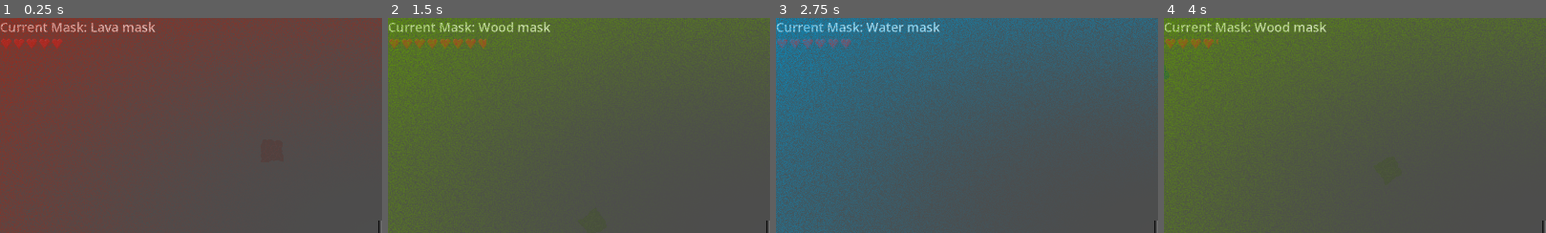
Above: before the commit, frames 1-4 (left to right).
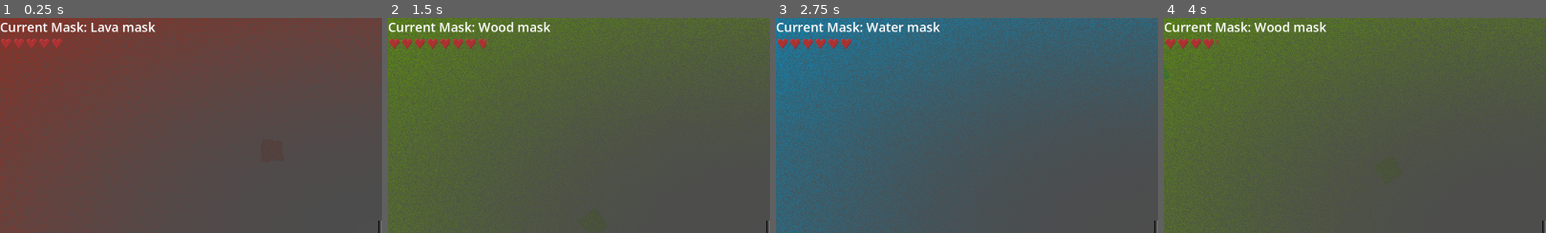
Above: after the commit, the same moments.

Repository: ccoors/mask
Game: Godot game, scene res://scenes/main_scene.tscn
Same seed, same stepped clock (60 frames per second), same inputs: the game is played once before the commit and once after it.
Inputs:
- Up to frame 1 (0.25 s): no input
- Up to frame 2 (1.5 s): hold Right (right) 0.53-1.28 s; tap 1 (mask_1) at 0.6 s; hold Down (down) from 1.28 s (still down); tap 2 (mask_2) at 1.35 s
- Up to frame 3 (2.75 s): release Down (down) at 2.03 s; hold Right (right) from 2.03 s (still down); tap 3 (mask_3) at 2.1 s
- Up to frame 4 (4 s): release Right (right) at 2.78 s; hold Up (up) 2.78-3.53 s; tap 1 (mask_1) at 2.85 s; hold Left (left) from 3.53 s (still down); tap 2 (mask_2) at 3.6 s
The pictures show only the part of the screen within x 0-50%, y 0-50%; the shares and areas given below are measured in that part.

The runs differ from the first frame. In frame 1, 0.8% of the frame differs, in the area x 0-41%, y 1-12%; in frame 2, 1.4%, in the area x 0-43%, y 1-15%; in frame 3, 1.4%; in frame 4, 1.2%.

Commit message:
fix: UI above shader

Diff:
--- a/scenes/main_scene.tscn
+++ b/scenes/main_scene.tscn
@@ -23,9 +23,9 @@
 [node name="Camera2D" type="Camera2D" parent="player" unique_id=1289979088]
 ignore_rotation = false
 
-[node name="CanvasLayer" type="CanvasLayer" parent="player/Camera2D" unique_id=308023886]
+[node name="ShaderLayer" type="CanvasLayer" parent="player/Camera2D" unique_id=308023886]
 
-[node name="ColorRect" type="ColorRect" parent="player/Camera2D/CanvasLayer" unique_id=181209170]
+[node name="ColorRect" type="ColorRect" parent="player/Camera2D/ShaderLayer" unique_id=181209170]
 unique_name_in_owner = true
 material = SubResource("ShaderMaterial_gubc5")
 anchors_preset = 15
@@ -35,7 +35,12 @@
 grow_vertical = 2
 color = Color(1, 1, 1, 0)
 
-[node name="UI" parent="player/Camera2D" unique_id=1718296178 instance=ExtResource("2_pw63i")]
+[node name="UILayer" type="CanvasLayer" parent="player/Camera2D" unique_id=818402095]
+layer = 2
+offset = Vector2(960, 540)
+transform = Transform2D(1, 0, 0, 1, 960, 540)
+
+[node name="UI" parent="player/Camera2D/UILayer" unique_id=1718296178 instance=ExtResource("2_pw63i")]
 unique_name_in_owner = true
 anchors_preset = 0
 anchor_right = 0.0
@@ -43,8 +48,8 @@
 offset_left = -960.0
 offset_top = -540.0
 offset_right = -741.0
-offset_bottom = -495.0
+offset_bottom = -459.0
 grow_horizontal = 1
 grow_vertical = 1
 
-[connection signal="health_changed" from="player" to="player/Camera2D/UI" method="update_health"]
+[connection signal="health_changed" from="player" to="player/Camera2D/UILayer/UI" method="update_health"]
